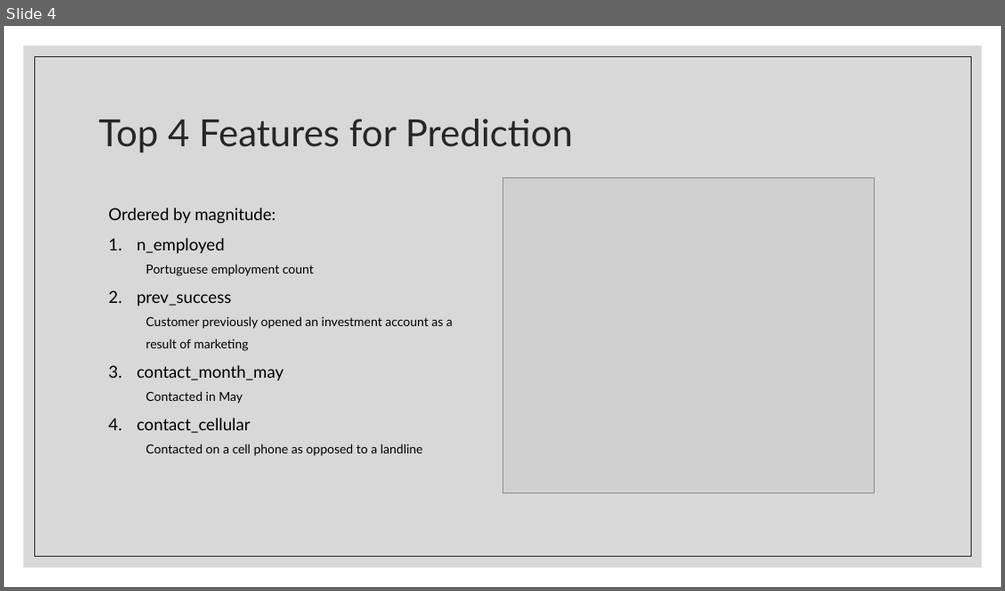
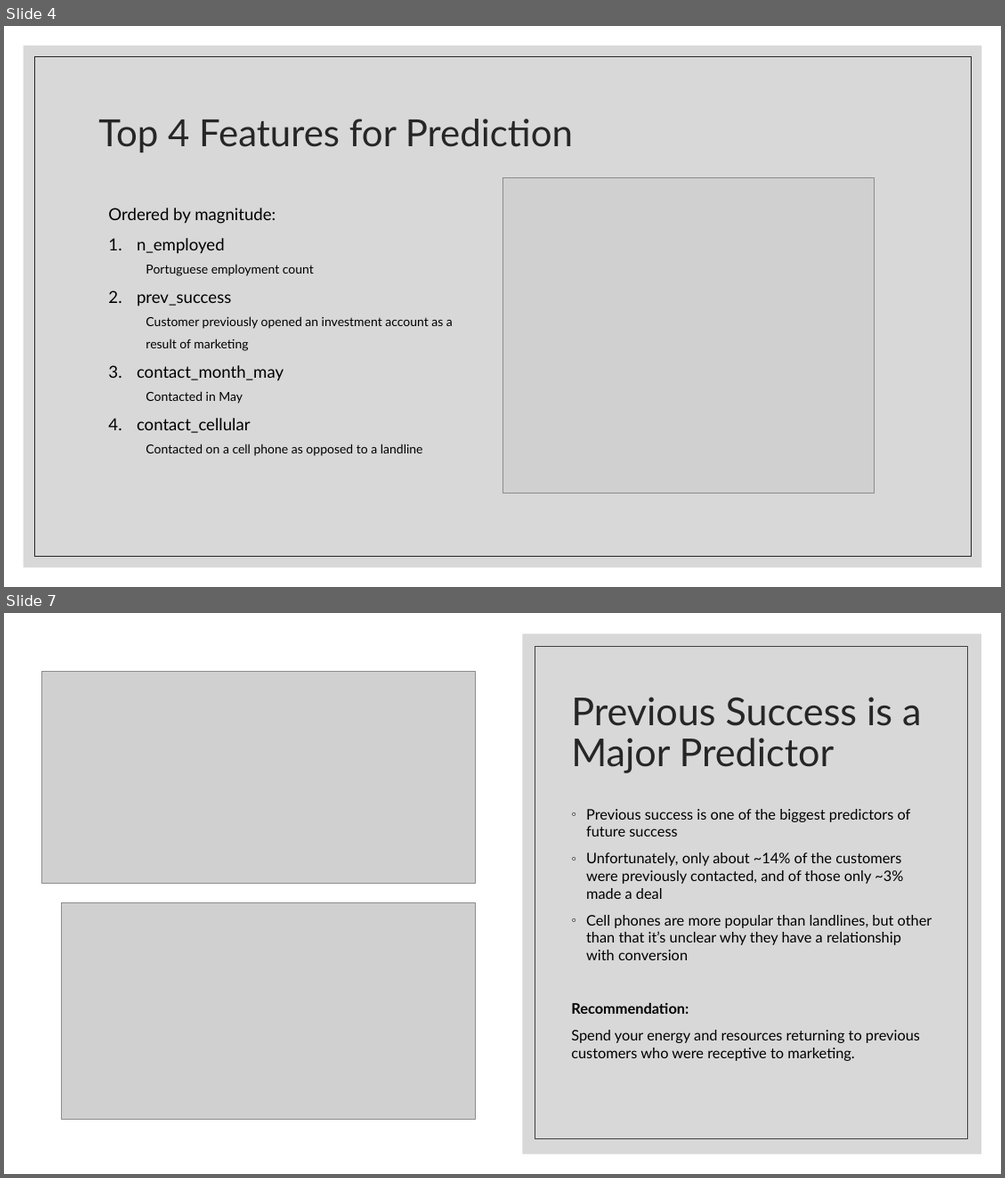
Before and after one commit to ndgigliotti/dsc-phase-3-project, a slide deck: presentation/predicting_bank_telemarketing_sales.pptx. Shown one above the other, each under a label of ours: slide 4 before the commit, slides 4 and 7 after it; the slides between them are not shown. The pictures are 1005x591 and 1005x1178 pixels, drawn with LibreOffice and Linux fonts; fonts in the diff are those of the drawing; grey boxes stand for pictures. Boxes give left, top, right and bottom in pixels: in the first picture for what was removed or moved away, otherwise in the second. Text is boxed around its words. In the diff, an @@ line names an element or a change of style, - is before the commit and + after.

```diff
--- a/presentation/predicting_bank_telemarketing_sales.pptx
+++ b/presentation/predicting_bank_telemarketing_sales.pptx
@@ slide 7 added at bbox=[4, 613, 1001, 1174], background #FFFFFF @@
@@ rectangle added at bbox=[4, 613, 1001, 1174], fill #FFFFFF @@
@@ rectangle added at bbox=[4, 613, 1001, 1174], fill #FFFFFF @@
@@ rectangle added at bbox=[522, 634, 981, 1154], fill #BFBFBF at 60% opacity @@
@@ rectangle added at bbox=[534, 647, 968, 1140], outline #404040 0.5 pt @@
@@ picture added at bbox=[42, 672, 476, 884] @@
@@ title added at bbox=[571, 697, 921, 773], 37 pt, text #262626 @@
+Previous Success is a Major Predictor
@@ text added at bbox=[571, 809, 932, 1061], 14 pt, text #000000 @@
+◦ Previous success is one of the biggest predictors of future success
+◦ Unfortunately, only about ~14% of the customers were previously contacted, and of those only ~3% made a deal
+◦ Cell phones are more popular than landlines, but other than that it’s unclear why they have a relationship with conversion
+Recommendation:
+Spend your energy and resources returning to previous customers who were receptive to marketing.
@@ picture added at bbox=[62, 903, 475, 1119] @@
```
Also in this commit, not shown: 2 slides changed, 3 other slides added, 1 slide removed, 7 other files.
